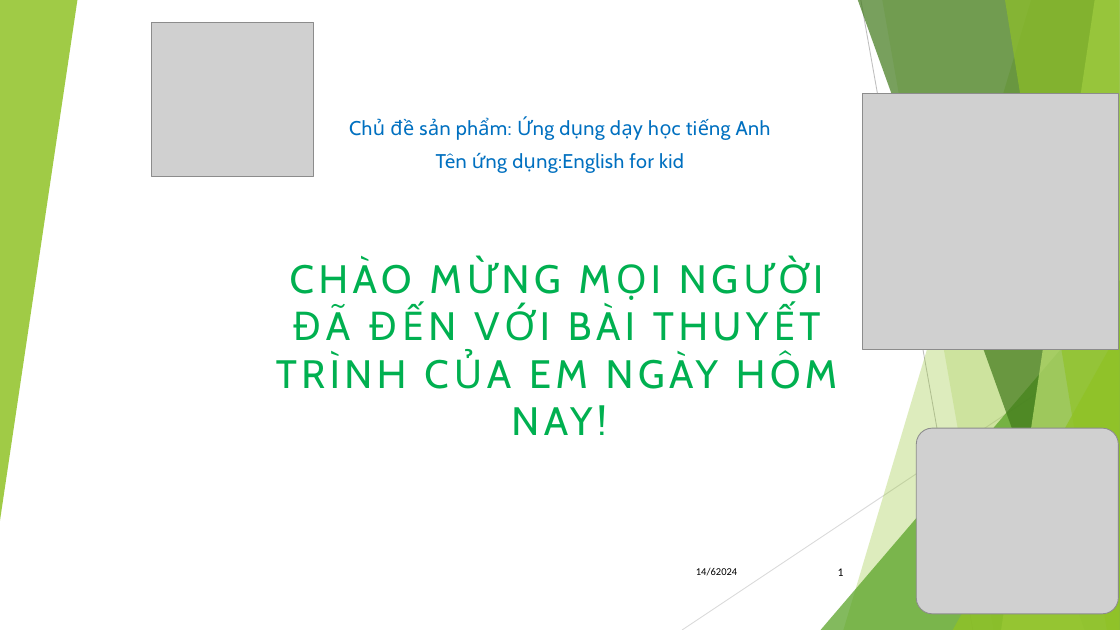
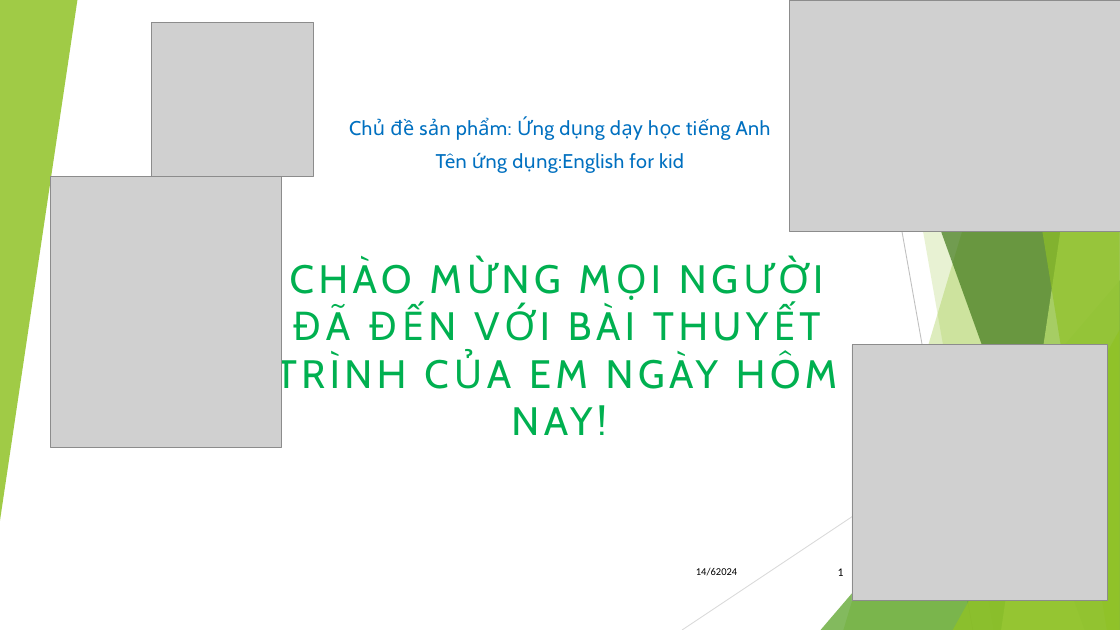
Before and after one commit to trongphuc1/TL-C4K-PTI01-, a slide deck: slide 1 of SPCK/Thuyết trình spck phúc.pptx. Drawn at 1120x630 pixels with LibreOffice and Linux fonts; fonts in the diff are those of the drawing; grey boxes stand for pictures. Boxes give left, top, right and bottom in pixels: in the first picture for what was removed or moved away, otherwise in the second. Text is boxed around its words. In the diff, an @@ line names an element or a change of style, - is before the commit and + after.

```diff
--- a/SPCK/Thuyết trình spck phúc.pptx
+++ b/SPCK/Thuyết trình spck phúc.pptx
@@ picture added at (789,0,1120,231) @@
@@ picture added at (51,176,281,448) @@
@@ picture: place and size @@
-picture at (863,94,1119,350)
+picture at (852,345,1108,602)
@@ picture removed at (917,429,1119,614) @@
```
Also in this commit, not shown: 1 other file.
